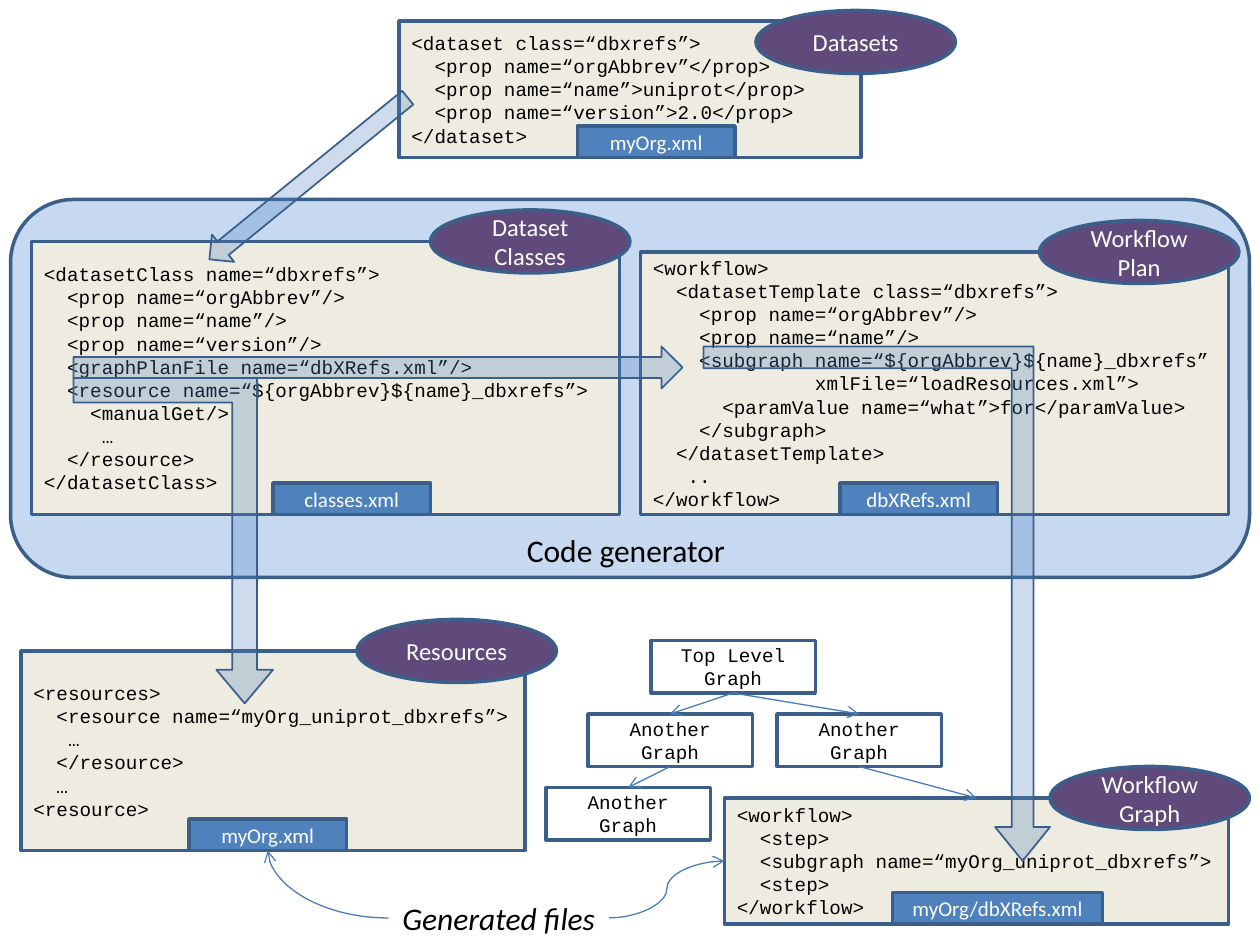
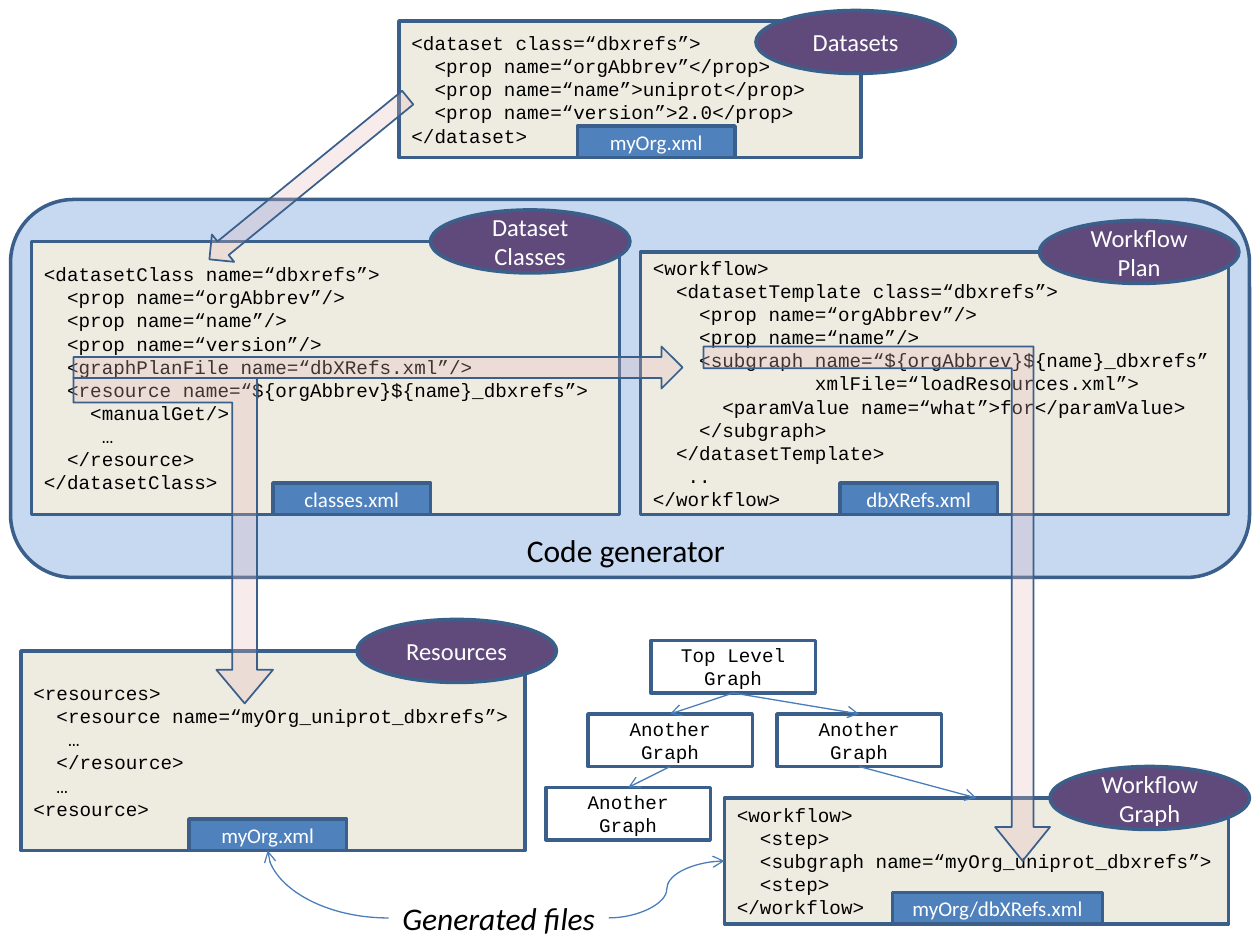
Before and after one commit to VEuPathDB/ReFlow, a slide deck: slide 1 of Dataset/doc/Overview.pptx. Drawn at 1260x945 pixels with LibreOffice and Linux fonts; fonts in the diff are those of the drawing. Boxes give left, top, right and bottom in pixels: in the first picture for what was removed or moved away, otherwise in the second. Text is boxed around its words. In the diff, an @@ line names an element or a change of style, - is before the commit and + after.

Commit message:
adjust color

```diff
--- a/Dataset/doc/Overview.pptx
+++ b/Dataset/doc/Overview.pptx
@@ fill #4F81BD at 28% opacity to #E6B9B8 at 28% opacity in 4 elements at bbox=[198, 84, 418, 273], bbox=[73, 378, 272, 703], bbox=[73, 346, 682, 388], bbox=[703, 346, 1050, 861] @@
```
